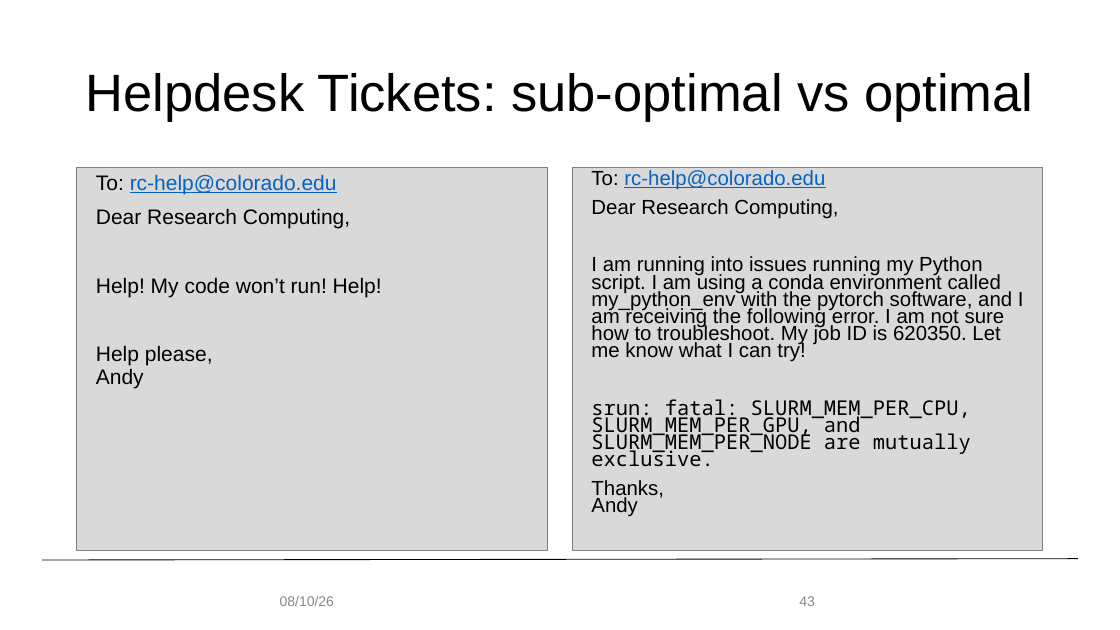
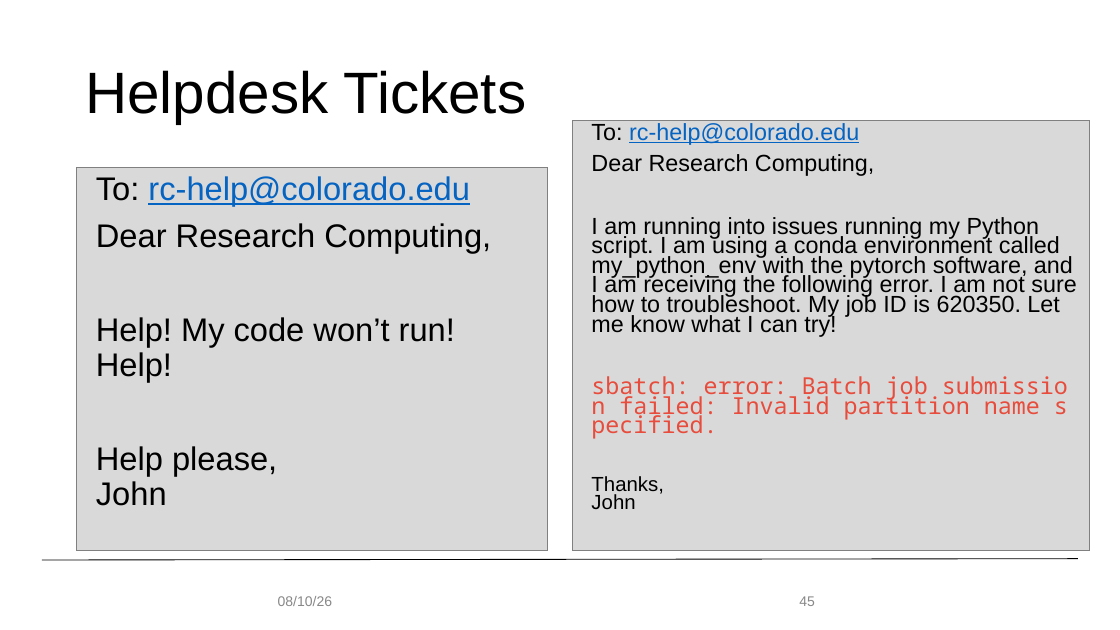
Before and after one commit to monaghaa/hpc_fundamentals_micro_credential, a slide deck: slide 45 of getting_familiar_rc/getting_familiar_rc.pptx (slide 43 before the commit). Drawn at 1120x630 pixels with LibreOffice and Linux fonts; fonts in the diff are those of the drawing; background and template pictures are left out. Boxes give left, top, right and bottom in pixels: in the first picture for what was removed or moved away, otherwise in the second. Text is boxed around its words. In the diff, an @@ line names an element or a change of style, - is before the commit and + after.

```diff
--- a/getting_familiar_rc/getting_familiar_rc.pptx
+++ b/getting_familiar_rc/getting_familiar_rc.pptx
@@ title at box(85, 70, 527, 124): text changed; size 45 to 50 pt @@
-Helpdesk Tickets: sub-optimal vs optimal
+Helpdesk Tickets
@@ rectangle "To: rc-help@colorado.edu": place and size @@
-rectangle "To: rc-help@colorado.edu" at box(573, 168, 1044, 550)
+rectangle "To: rc-help@colorado.edu" at box(573, 120, 1090, 550)
@@ text in rectangle at box(591, 123, 1076, 337): size 17.5 to 20 pt in "To: rc-help@colorado.edu", "Dear Research Computing,", "I am running into issues running my ..." @@
@@ text at box(96, 176, 491, 382): size 18 to 28 pt in "To: rc-help@colorado.edu", "Dear Research Computing,", "Help! My code won’t run! Help!" @@
@@ text in rectangle at box(591, 376, 1040, 509): text changed; size 17.5 to 20 pt; text colour #000000 to #E74C3C @@
-srun: fatal: SLURM_MEM_PER_CPU, SLURM_MEM_PER_GPU, and SLURM_MEM_PER_NODE are mutually exclusive.
-Thanks,
-Andy
+sbatch: error: Batch job submission failed: Invalid partition name specified.
+Thanks,
+John
@@ text at box(96, 446, 277, 506): text changed; size 18 to 28 pt @@
-Help please,
-Andy
+Help please,
+John
@@ text "08/10/26" at box(278, 596, 332, 606): alignment centre to left @@
@@ page number at box(799, 596, 815, 606): text changed @@
-43
+45
```
Also in this commit, not shown: 24 other slides changed, 18 slides added, 18 slides removed, 1 other file.
